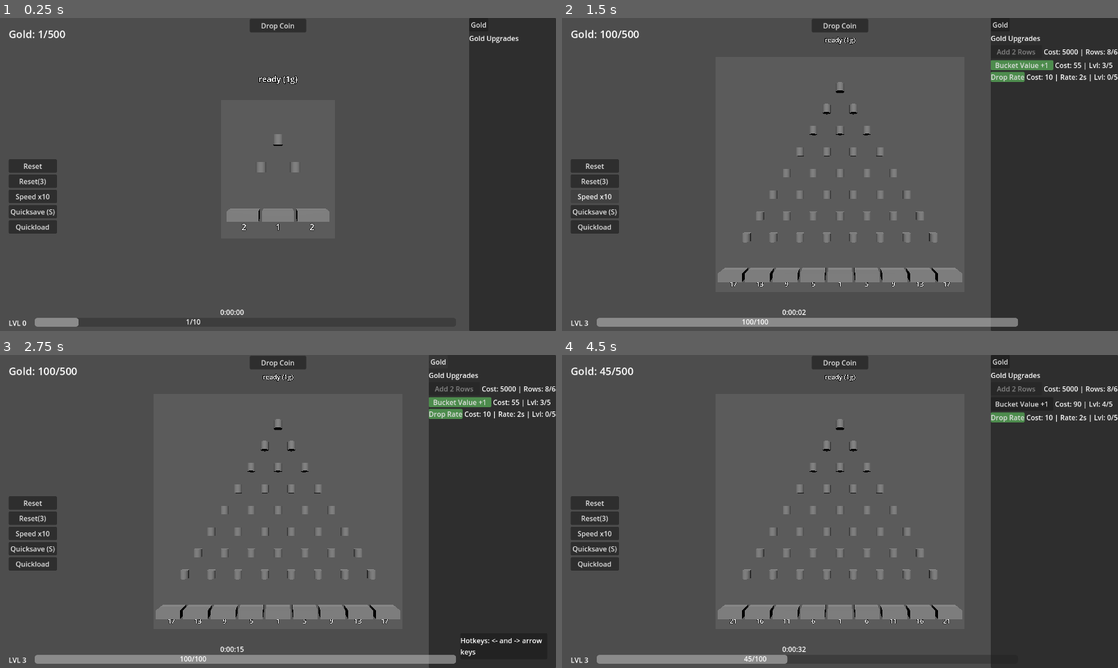
Above: before the commit, frames 1-4 (two rows, left to right).
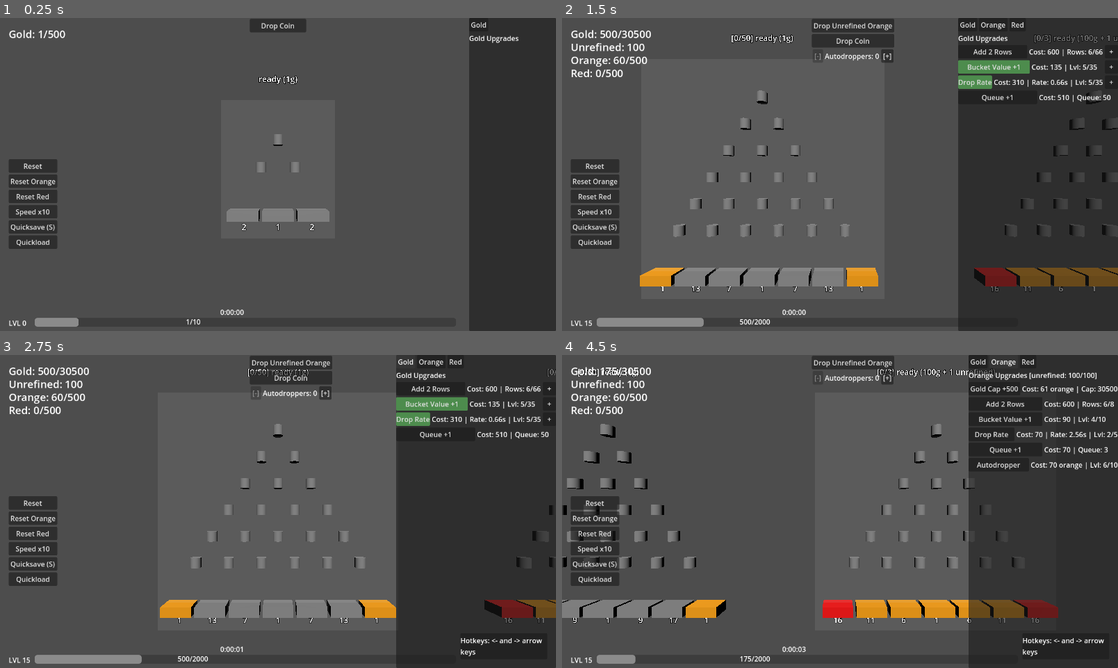
Above: after the commit, the same moments.

Repository: kjbrown-sandbox/pleenko
Game: Godot game, scene res://scenes/main.tscn
Two runs of this game, one before a commit and one after it. Both use one fixed random seed, a clock stepped at 60 frames per second and the inputs below.
Inputs (mouse positions are in pixels of both pictures, inside the frame that each line leads up to):
- Up to frame 1 (0.25 s): no input
- Up to frame 2 (1.5 s): click (595, 180) at 0.5 s, where only the run after the commit has a clickable "Reset Orange"; click (595, 196) at 1.25 s, where only the run after the commit has a clickable "Reset Red"
- Up to frame 3 (2.75 s): click "Gold" at 2 s
- Up to frame 4 (4.5 s): click "Bucket Value +1" at 2.75 s; click "Bucket Value +1" at 3.5 s; click (990, 361) at 4.25 s, where only the run after the commit has a clickable "Orange"

The runs differ from the first frame. In frame 1, 0.7% of the frame differs, in the area x 1-11%, y 51-74%; in frame 2, 17%, in the area x 1-100%, y 0-100%; in frame 3, 15%; in frame 4, 16%.

Commit message:
Add reset functionality for orange and red buckets in UI

Diff:
--- a/scripts/main.gd
+++ b/scripts/main.gd
@@ -186,7 +186,8 @@
 	ui.upgrade_action.connect(_on_upgrade_action)
 	ui.board_tab_selected.connect(_on_board_tab_selected)
 	ui.reset_pressed.connect(_reset_game)
-	ui.reset_dev_pressed.connect(_reset_game_dev)
+	ui.reset_orange_pressed.connect(_reset_orange)
+	ui.reset_red_pressed.connect(_reset_red)
 	ui.level_up_dismissed.connect(_on_level_up_dismissed)
 	ui.drop_unrefined_pressed.connect(_drop_unrefined_on_gold)
 	ui.drop_coin_pressed.connect(_drop_on_selected_board)
@@ -1388,17 +1389,97 @@
 	get_tree().reload_current_scene()
 
 
-func _reset_game_dev() -> void:
-	# Write a save with level-3 testing state, then reload
+func _reset_orange() -> void:
+	# Level 7 (just unlocked orange buckets), all gold upgrades <= 100 purchased
 	var data := {
-		"coin_total": 100,
-		"player_level": 3,
-		"regular_upgrade_cost": 5000,
-		"bucket_value_cost": 55,
-		"bucket_value_delta": 35,
-		"bucket_value_level": 3,
-		"regular_board_num_rows": 8,
-		"regular_board_value_bonus": 3,
+		"player_level": 7,
+		"coin_total": 400,
+		# Gold rows: bought at 6, 60 → 6 rows
+		"regular_upgrade_cost": 600,
+		"regular_board_num_rows": 6,
+		# Bucket value: bought at 10, 15, 30, 55, 90 → level 5 (cap)
+		"bucket_value_level": 5,
+		"bucket_value_cost": 135,
+		"bucket_value_delta": 55,
+		"regular_board_value_bonus": 5,
+		# Drop rate: bought at 10, 30, 70 → level 3
+		"drop_rate_level": 3,
+		"drop_rate_cost": 130,
+		"drop_rate_delta": 80,
+		"gold_cooldown_time": 1.024,
+		# Queue: bought at 10, 20, ..., 100 → max 10
+		"gold_queue_max": 10,
+		"gold_queue_up_cost": 110,
+		# Orange buckets enabled
+		"regular_board_orange_buckets_enabled": true,
+		"orange_board_unlocked": true,
+		"unrefined_orange": 50,
+	}
+	var file := FileAccess.open(SAVE_PATH, FileAccess.WRITE)
+	if file:
+		file.store_string(JSON.stringify(data))
+	get_tree().reload_current_scene()
+
+
+func _reset_red() -> void:
+	# Level 15 (just unlocked red buckets on orange), all gold <= 500, all orange <= 60
+	var data := {
+		"player_level": 15,
+		"coin_total": 500,
+		"orange_coin_total": 60,
+		"unrefined_orange": 100,
+		# Gold rows: bought at 6, 60 → 6 rows
+		"regular_upgrade_cost": 600,
+		"regular_board_num_rows": 6,
+		"regular_board_value_bonus": 5,
+		"regular_board_orange_buckets_enabled": true,
+		# Bucket value (gold): 5 buys = cap
+		"bucket_value_level": 5,
+		"bucket_value_cost": 135,
+		"bucket_value_delta": 55,
+		# Drop rate (gold): 5 buys = cap, cooldown 2.0 * 0.8^5
+		"drop_rate_level": 5,
+		"drop_rate_cost": 310,
+		"drop_rate_delta": 120,
+		"gold_cooldown_time": 0.65536,
+		# Queue (gold): 50 buys (10, 20, ..., 500)
+		"gold_queue_max": 50,
+		"gold_queue_up_cost": 510,
+		# Gold Cap +500: 60 buys (1, 2, ..., 60)
+		"coin_max": 30500,
+		"coin_max_up_cost": 61,
+		# Cap raises (row/value/rate): 30 buys each (1, 3, 5, ..., 59)
+		"gold_row_cap": 66,
+		"bucket_value_cap": 35,
+		"drop_rate_cap": 35,
+		"row_cap_cost": 61,
+		"value_cap_cost": 61,
+		"rate_cap_cost": 61,
+		# Orange board
+		"orange_board_unlocked": true,
+		"orange_board_num_rows": 6,
+		"orange_board_value_bonus": 4,
+		"orange_board_red_buckets_enabled": true,
+		"orange_upgrade_cost": 600,
+		# Orange bucket value: 4 buys (10, 15, 30, 55)
+		"orange_bucket_value_level": 4,
+		"orange_bucket_value_cost": 90,
+		"orange_bucket_value_delta": 45,
+		# Orange drop rate: 2 buys (10, 30), cooldown 4.0 * 0.8^2
+		"orange_drop_rate_level": 2,
+		"orange_drop_rate_cost": 70,
+		"orange_drop_rate_delta": 60,
+		"orange_cooldown_time": 2.56,
+		# Orange queue: 3 buys (10, 20, 40)
+		"orange_queue_max": 3,
+		"orange_queue_up_cost": 70,
+		"orange_queue_up_delta": 40,
+		# Autodropper: 6 buys (10, 20, 30, 40, 50, 60)
+		"autodropper_level": 6,
+		"autodropper_cost": 70,
+		# Red board
+		"red_board_unlocked": true,
+		"red_queue": 1,
 	}
 	var file := FileAccess.open(SAVE_PATH, FileAccess.WRITE)
 	if file:
--- a/scripts/ui.gd
+++ b/scripts/ui.gd
@@ -3,7 +3,8 @@
 signal upgrade_action(action_name: String)
 signal board_tab_selected(board_type: int)  # PlinkoBoard.BoardType value
 signal reset_pressed
-signal reset_dev_pressed
+signal reset_orange_pressed
+signal reset_red_pressed
 signal level_up_dismissed
 signal drop_unrefined_pressed
 signal drop_coin_pressed
@@ -89,11 +90,17 @@
 	reset_btn.pressed.connect(func(): reset_pressed.emit())
 	reset_container.add_child(reset_btn)
 
-	var reset_dev_btn := Button.new()
-	reset_dev_btn.text = "Reset(3)"
-	reset_dev_btn.focus_mode = Control.FOCUS_NONE
-	reset_dev_btn.pressed.connect(func(): reset_dev_pressed.emit())
-	reset_container.add_child(reset_dev_btn)
+	var reset_orange_btn := Button.new()
+	reset_orange_btn.text = "Reset Orange"
+	reset_orange_btn.focus_mode = Control.FOCUS_NONE
+	reset_orange_btn.pressed.connect(func(): reset_orange_pressed.emit())
+	reset_container.add_child(reset_orange_btn)
+
+	var reset_red_btn := Button.new()
+	reset_red_btn.text = "Reset Red"
+	reset_red_btn.focus_mode = Control.FOCUS_NONE
+	reset_red_btn.pressed.connect(func(): reset_red_pressed.emit())
+	reset_container.add_child(reset_red_btn)
 
 	var speed_btn := Button.new()
 	speed_btn.text = "Speed x10"
